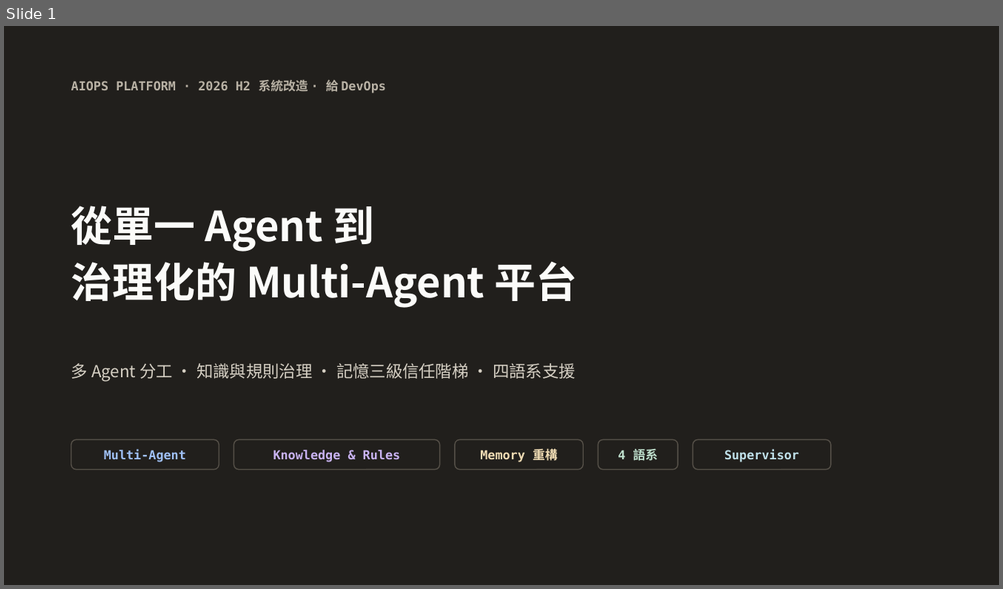
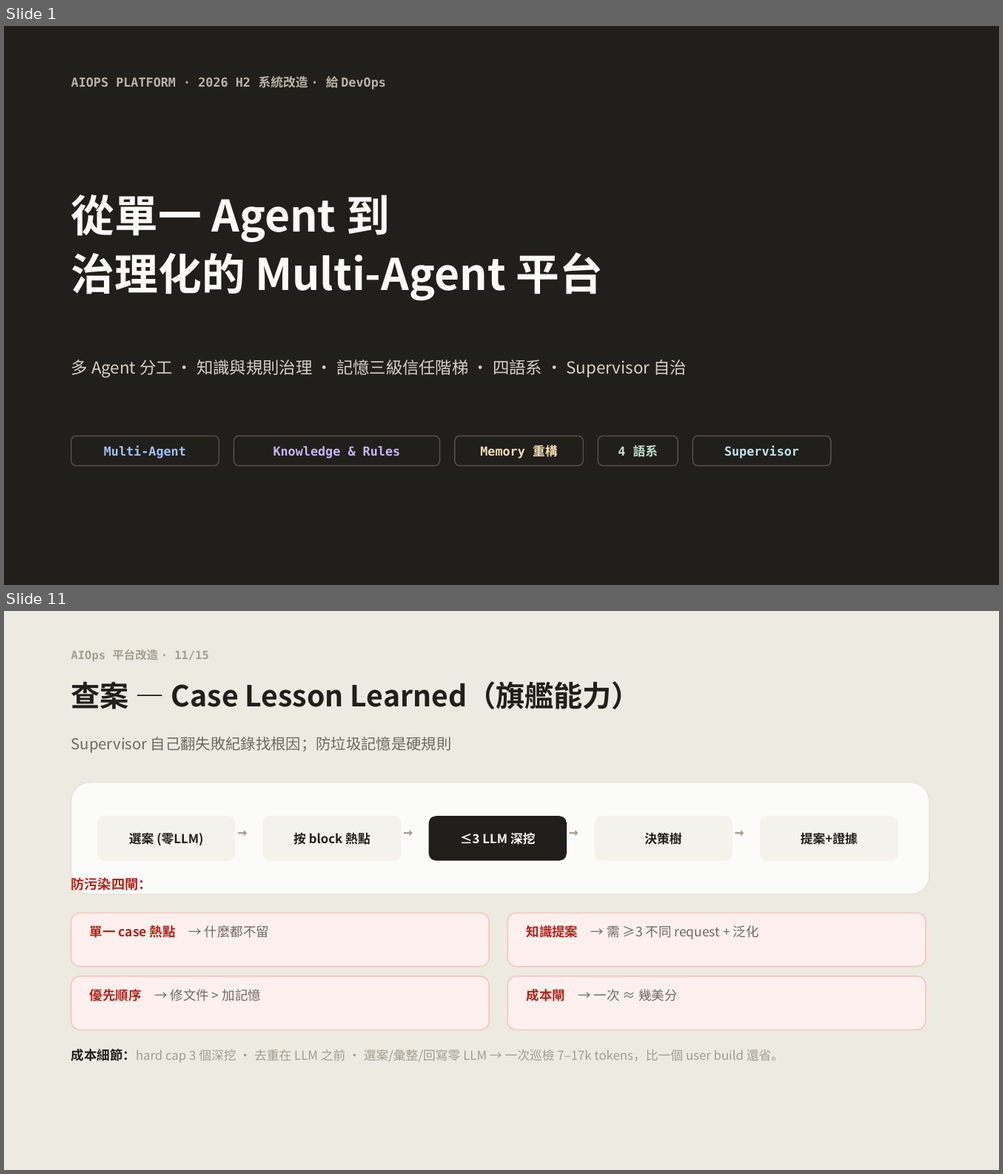
Before and after one commit to gillggx/ai-ops-agentic-platform, a slide deck: docs/PLATFORM_OVERVIEW_2026H2.pptx. Shown one above the other, each under a label of ours: slide 1 before the commit, slides 1 and 11 after it; the slides between them are not shown. The pictures are 1003x589 and 1003x1174 pixels, drawn with LibreOffice and Linux fonts; fonts in the diff are those of the drawing. Boxes give left, top, right and bottom in pixels: in the first picture for what was removed or moved away, otherwise in the second. Text is boxed around its words. In the diff, an @@ line names an element or a change of style, - is before the commit and + after.

```diff
--- a/docs/PLATFORM_OVERVIEW_2026H2.pptx
+++ b/docs/PLATFORM_OVERVIEW_2026H2.pptx
@@ slide 11 added at (4, 611, 999, 1170), background #FFFFFF @@
@@ rectangle added at (4, 611, 999, 1170), fill #EDEAE2 @@
@@ text added at (71, 649, 208, 661), 11 pt, text #A49E91, bold @@
+AIOps 平台改造 · 11/15
@@ text added at (71, 681, 640, 709), 28 pt, text #211F1C, bold @@
+查案 — Case Lesson Learned（旗艦能力）
@@ text added at (71, 737, 452, 753), 14.5 pt, text #6F6A61 @@
+Supervisor 自己翻失敗紀錄找根因；防垃圾記憶是硬規則
@@ rounded rectangle added at (71, 783, 929, 894), fill #FBFBF9, outline #E7E3D9 1 pt @@
@@ rounded rectangle added at (97, 816, 236, 861), fill #F4F2EC, 12 pt, text #211F1C, bold @@
+選案 (零LLM)
@@ text added at (238, 822, 264, 852), 15 pt, text #A49E91, bold @@
+→
@@ rounded rectangle added at (263, 816, 401, 861), fill #F4F2EC, 12 pt, text #211F1C, bold @@
+按 block 熱點
@@ text added at (403, 822, 430, 852), 15 pt, text #A49E91, bold @@
+→
@@ rounded rectangle added at (429, 816, 566, 861), fill #211F1C, 12 pt, text #FBFBF9, bold @@
+≤3 LLM 深挖
@@ text added at (569, 822, 595, 852), 15 pt, text #A49E91, bold @@
+→
@@ rounded rectangle added at (595, 816, 732, 861), fill #F4F2EC, 12 pt, text #211F1C, bold @@
+決策樹
@@ text added at (734, 822, 760, 852), 15 pt, text #A49E91, bold @@
+→
@@ rounded rectangle added at (760, 816, 898, 861), fill #F4F2EC, 12 pt, text #211F1C, bold @@
+提案+證據
@@ text added at (71, 877, 152, 891), 13 pt, text #B42318, bold @@
+防污染四閘：
@@ rounded rectangle added at (71, 913, 489, 967), fill #FDF0EE, outline #F3C6BF 1 pt @@
@@ rounded rectangle added at (508, 913, 925, 967), fill #FDF0EE, outline #F3C6BF 1 pt @@
@@ text added at (90, 924, 269, 941), 12.5 pt, text #B42318, bold @@
+單一 case 熱點 → 什麼都不留
@@ text added at (526, 924, 759, 941), 12.5 pt, text #6F6A61 @@
+知識提案 → 需 ≥3 不同 request + 泛化
@@ rounded rectangle added at (71, 977, 489, 1031), fill #FDF0EE, outline #F3C6BF 1 pt @@
@@ rounded rectangle added at (508, 977, 925, 1031), fill #FDF0EE, outline #F3C6BF 1 pt @@
@@ text added at (90, 989, 261, 1002), 12.5 pt, text #6F6A61 @@
+優先順序 → 修文件 > 加記憶
@@ text added at (526, 989, 677, 1002), 12.5 pt, text #6F6A61 @@
+成本閘 → 一次 ≈ 幾美分
@@ text added at (71, 1049, 783, 1063), 12 pt, text #A49E91 @@
+成本細節：hard cap 3 個深挖 · 去重在 LLM 之前 · 選案/彙整/回寫零 LLM → 一次巡檢 7–17k tokens，比一個 user build 還省。
@@ slide 1 changed as well @@
@@ text "從單一 Agent 到": place and size @@
-text "從單一 Agent 到" at (71, 206, 577, 308)
+text "從單一 Agent 到" at (71, 195, 603, 301)
@@ text "從單一 Agent 到" at (71, 195, 603, 301): size 40 to 42 pt; line spacing 1.05 to 1.04 @@
@@ text at (71, 360, 686, 378): text changed @@
-多 Agent 分工 · 知識與規則治理 · 記憶三級信任階梯 · 四語系支援
+多 Agent 分工 · 知識與規則治理 · 記憶三級信任階梯 · 四語系 · Supervisor 自治
@@ 5 rounded rectangles, 1 text: place and size @@
-5 rounded rectangles, 1 text at (71, 80, 831, 470)
+5 rounded rectangles, 1 text at (71, 76, 831, 466)
```
Also in this commit, not shown: 6 other slides changed, 7 other slides added, 1 slide removed.
